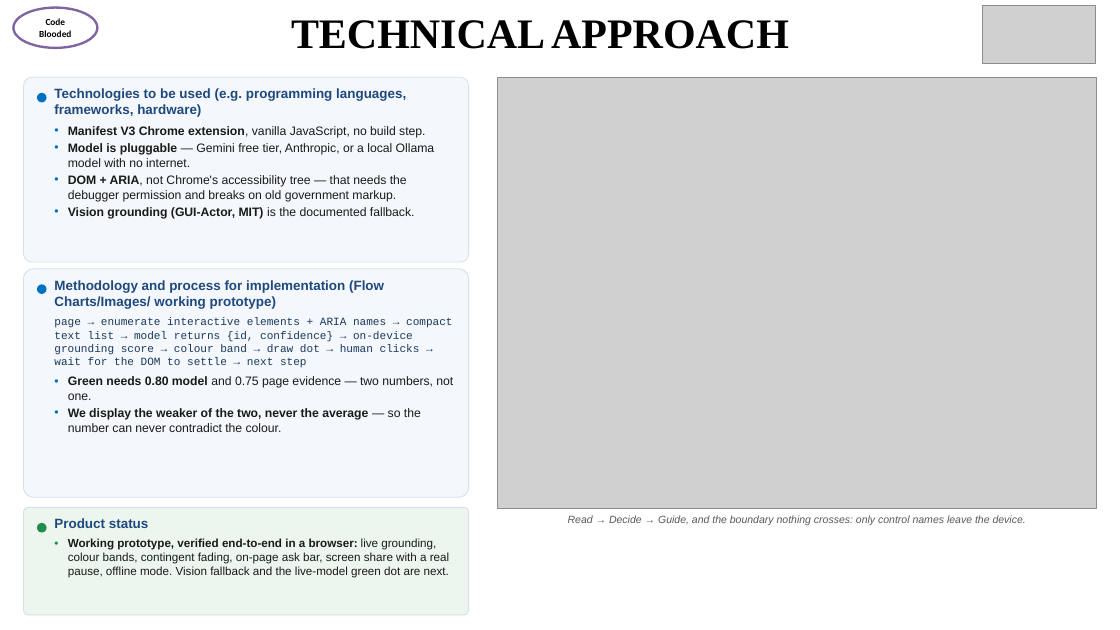
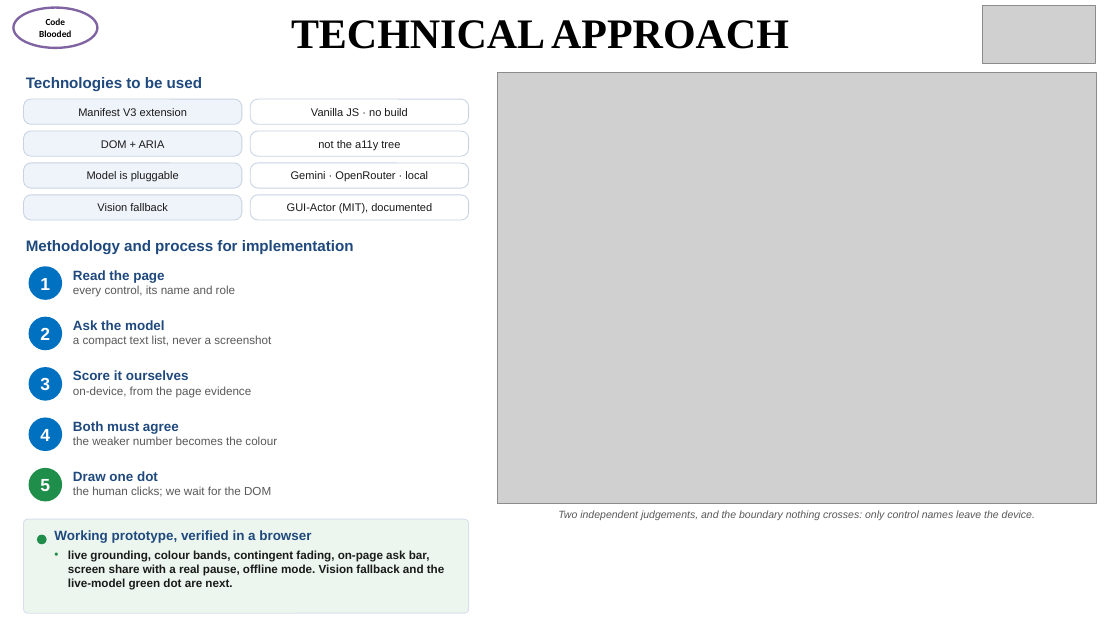
Before and after one commit to Saurabh0003M/SIH, a slide deck: slide 3 of deck/disha-intercollege.pptx. Drawn at 1120x630 pixels with LibreOffice and Linux fonts; fonts in the diff are those of the drawing; grey boxes stand for pictures. Boxes give left, top, right and bottom in pixels: in the first picture for what was removed or moved away, otherwise in the second. Text is boxed around its words. In the diff, an @@ line names an element or a change of style, - is before the commit and + after.

```diff
--- a/deck/disha-intercollege.pptx
+++ b/deck/disha-intercollege.pptx
@@ rounded rectangle removed at bbox=[24, 77, 469, 262] @@
@@ text added at bbox=[26, 77, 202, 91], 13 pt, text #1F497D, bold @@
+Technologies to be used
@@ text removed at bbox=[54, 88, 435, 219] @@
-Technologies to be used (e.g. programming languages, frameworks, hardware)
-• Manifest V3 Chrome extension, vanilla JavaScript, no build step.
-• Model is pluggable — Gemini free tier, Anthropic, or a local Ollama model with no internet.
-• DOM + ARIA, not Chrome's accessibility tree — that needs the debugger permission and breaks on old government markup.
-• Vision grounding (GUI-Actor, MIT) is the documented fallback.
@@ picture: place and size @@
-picture at bbox=[497, 77, 1096, 509]
+picture at bbox=[497, 72, 1096, 504]
@@ rounded rectangle added at bbox=[24, 99, 242, 124], fill #EFF4FA, outline #C8D3E2 0.75 pt, 9.5 pt, text #1A1A1A @@
+Manifest V3 extension
@@ ellipse removed at bbox=[37, 92, 47, 103] @@
@@ rounded rectangle added at bbox=[250, 99, 469, 124], fill #FFFFFF, outline #C8D3E2 0.75 pt, 9.5 pt, text #1A1A1A @@
+Vanilla JS · no build
@@ rounded rectangle added at bbox=[24, 131, 242, 156], fill #EFF4FA, outline #C8D3E2 0.75 pt, 9.5 pt, text #1A1A1A @@
+DOM + ARIA
@@ rounded rectangle added at bbox=[250, 131, 469, 156], fill #FFFFFF, outline #C8D3E2 0.75 pt, 9.5 pt, text #1A1A1A @@
+not the a11y tree
@@ rounded rectangle added at bbox=[24, 163, 242, 188], fill #EFF4FA, outline #C8D3E2 0.75 pt, 9.5 pt, text #1A1A1A @@
+Model is pluggable
@@ rounded rectangle added at bbox=[250, 163, 469, 188], fill #FFFFFF, outline #C8D3E2 0.75 pt, 9.5 pt, text #1A1A1A @@
+Gemini · OpenRouter · local
@@ rounded rectangle added at bbox=[24, 195, 242, 220], fill #EFF4FA, outline #C8D3E2 0.75 pt, 9.5 pt, text #1A1A1A @@
+Vision fallback
@@ rounded rectangle added at bbox=[250, 195, 469, 220], fill #FFFFFF, outline #C8D3E2 0.75 pt, 9.5 pt, text #1A1A1A @@
+GUI-Actor (MIT), documented
@@ rounded rectangle removed at bbox=[24, 269, 469, 497] @@
@@ text added at bbox=[26, 240, 354, 254], 13 pt, text #1F497D, bold @@
+Methodology and process for implementation
@@ ellipse added at bbox=[29, 266, 62, 300], fill #0070C0, 15 pt, text #FFFFFF, bold @@
+1
@@ ellipse removed at bbox=[37, 284, 47, 294] @@
@@ text removed at bbox=[54, 280, 453, 432] @@
-Methodology and process for implementation (Flow Charts/Images/ working prototype)
-page → enumerate interactive elements + ARIA names → compact text list → model returns {id, confidence} → on-device grounding score → colour band → draw dot → human clicks → wait for the DOM to settle → next step
-• Green needs 0.80 model and 0.75 page evidence — two numbers, not one.
-• We display the weaker of the two, never the average — so the number can never contradict the colour.
@@ text added at bbox=[73, 270, 235, 297], 10 pt, text #595959 @@
+Read the page
+every control, its name and role
@@ ellipse added at bbox=[29, 317, 62, 350], fill #0070C0, 15 pt, text #FFFFFF, bold @@
+2
@@ text added at bbox=[73, 320, 271, 347], 10 pt, text #595959 @@
+Ask the model
+a compact text list, never a screenshot
@@ ellipse added at bbox=[29, 367, 62, 401], fill #0070C0, 15 pt, text #FFFFFF, bold @@
+3
@@ text added at bbox=[73, 370, 252, 398], 10 pt, text #595959 @@
+Score it ourselves
+on-device, from the page evidence
@@ ellipse added at bbox=[29, 418, 62, 451], fill #0070C0, 15 pt, text #FFFFFF, bold @@
+4
@@ text added at bbox=[73, 421, 277, 445], 10 pt, text #595959 @@
+Both must agree
+the weaker number becomes the colour
@@ ellipse added at bbox=[29, 468, 62, 502], fill #1E8E4A, 15 pt, text #FFFFFF, bold @@
+5
@@ text added at bbox=[73, 471, 271, 497], 10 pt, text #595959 @@
+Draw one dot
+the human clicks; we wait for the DOM
@@ rounded rectangle: place and size @@
-rounded rectangle at bbox=[24, 507, 469, 615]
+rounded rectangle at bbox=[24, 519, 469, 613]
@@ ellipse: place and size @@
-ellipse at bbox=[37, 523, 47, 533]
+ellipse at bbox=[37, 534, 47, 544]
@@ text at bbox=[54, 530, 444, 590]: text changed; bold on @@
-Product status
-• Working prototype, verified end-to-end in a browser: live grounding, colour bands, contingent fading, on-page ask bar, screen share with a real pause, offline mode. Vision fallback and the live-model green dot are next.
+Working prototype, verified in a browser
+• live grounding, colour bands, contingent fading, on-page ask bar, screen share with a real pause, offline mode. Vision fallback and the live-model green dot are next.
@@ text at bbox=[558, 510, 1035, 520]: text changed @@
-Read → Decide → Guide, and the boundary nothing crosses: only control names leave the device.
+Two independent judgements, and the boundary nothing crosses: only control names leave the device.
```
Also in this commit, not shown: 4 other slides changed, 2 other files.
